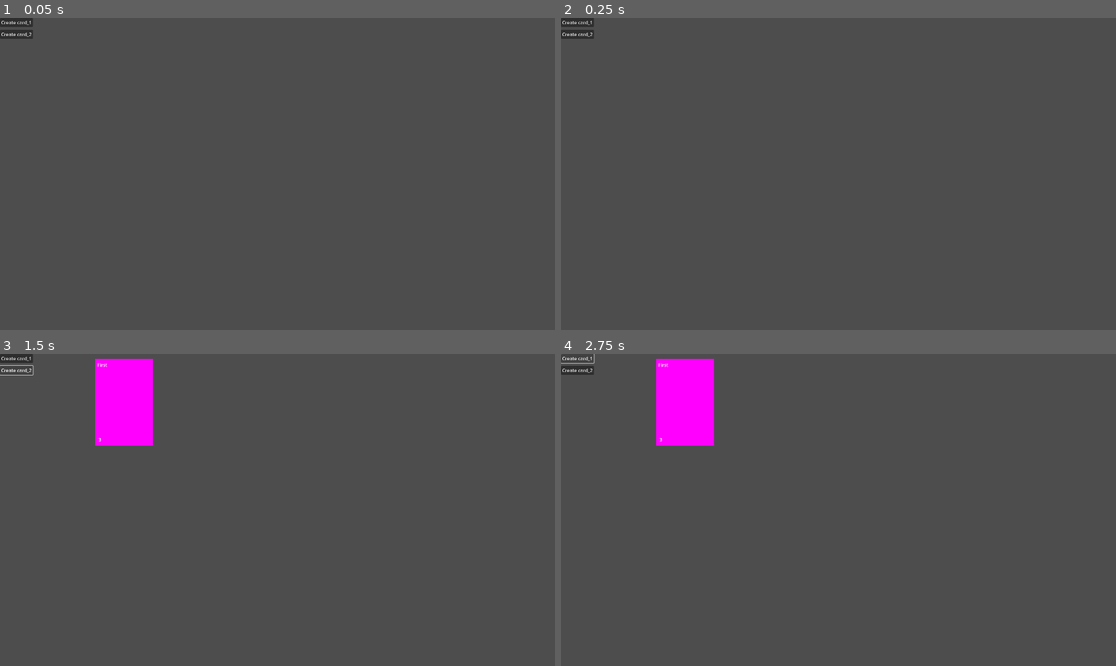
Above: before the commit, frames 1-4 (two rows, left to right).
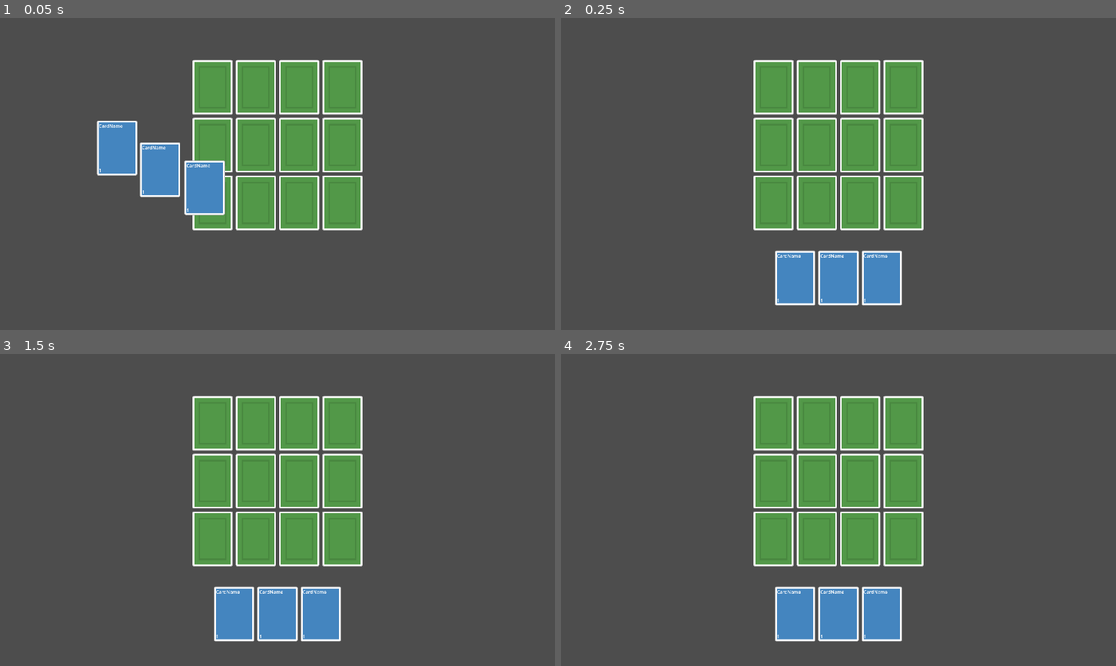
Above: after the commit, the same moments.

Repository: UncleReed/GodotDeckBuilder
Game: Godot game, scene res://Scenes/TestScene.tscn
Same seed, same stepped clock (60 frames per second), same inputs: the game is played once before the commit and once after it. Before the commit the project starts from res://Scenes/hand_deck.tscn.
Inputs (mouse positions are in pixels of both pictures, inside the frame that each line leads up to):
- Up to frame 1 (0.05 s): no input
- Up to frame 2 (0.25 s): no input
- Up to frame 3 (1.5 s): click (16, 357) at 0.5 s, where only the run before the commit has a clickable "Create card_1"; click (16, 369) at 1.25 s, where only the run before the commit has a clickable "Create card_2"
- Up to frame 4 (2.75 s): click (577, 357) at 2 s, where only the run before the commit has a clickable "Create card_1"

The runs differ from the first frame. In frame 1, 19% of the frame differs, in the area x 0-66%, y 0-69%; in frame 2, 20%; in frame 3, 22%, in the area x 0-66%, y 0-93%; in frame 4, 22%.

Commit message:
[001] Hand, grid, slots scratch

Diff:
--- /dev/null
+++ b/Scenes/TestScene.tscn
@@ -0,0 +1,16 @@
+[gd_scene load_steps=4 format=3 uid="uid://dwx6108l111np"]
+
+[ext_resource type="Script" path="res://Scripts/card_manager.gd" id="1_r31yk"]
+[ext_resource type="PackedScene" uid="uid://1dq33r4txsea" path="res://Scenes/grid.tscn" id="3_ejb5w"]
+[ext_resource type="PackedScene" uid="uid://c5n2ushcehsv4" path="res://Scenes/hand.tscn" id="4_r6u21"]
+
+[node name="TestScene" type="Node2D"]
+
+[node name="CardManager" type="Node2D" parent="."]
+script = ExtResource("1_r31yk")
+
+[node name="Hand" parent="." instance=ExtResource("4_r6u21")]
+
+[node name="Grid" parent="." instance=ExtResource("3_ejb5w")]
+columns = 4
+rows = 3
--- a/Scenes/card.tscn
+++ b/Scenes/card.tscn
@@ -1,37 +1,37 @@
 [gd_scene load_steps=4 format=3 uid="uid://dq2x871v2iwee"]
 
 [ext_resource type="Script" path="res://Scripts/card.gd" id="1_kcs4r"]
+[ext_resource type="Texture2D" uid="uid://cduda41040rgx" path="res://Images/Cards/Test/cardBack_blue1.png" id="2_yyjwn"]
 
-[sub_resource type="PlaceholderTexture2D" id="PlaceholderTexture2D_808pf"]
-size = Vector2(200, 300)
-
-[sub_resource type="RectangleShape2D" id="RectangleShape2D_768i3"]
-size = Vector2(193, 293)
+[sub_resource type="RectangleShape2D" id="RectangleShape2D_iffya"]
+size = Vector2(140, 190)
 
 [node name="Card" type="Node2D"]
 script = ExtResource("1_kcs4r")
 
-[node name="BG" type="Sprite2D" parent="."]
-texture = SubResource("PlaceholderTexture2D_808pf")
+[node name="BG_Image" type="Sprite2D" parent="."]
+texture = ExtResource("2_yyjwn")
+
+[node name="Area2D" type="Area2D" parent="."]
+
+[node name="CollisionShape2D" type="CollisionShape2D" parent="Area2D"]
+shape = SubResource("RectangleShape2D_iffya")
 
 [node name="CardName" type="Label" parent="."]
-offset_left = -92.0
-offset_top = -141.0
-offset_right = -45.0
-offset_bottom = -118.0
+offset_left = -63.0
+offset_top = -88.0
+offset_right = -16.0
+offset_bottom = -65.0
 text = "Name"
 
-[node name="CollisionShape2D" type="CollisionShape2D" parent="."]
-position = Vector2(-0.5, -0.5)
-shape = SubResource("RectangleShape2D_768i3")
-
-[node name="CardImage" type="Node2D" parent="."]
-
 [node name="Cost" type="Node2D" parent="."]
-position = Vector2(-88, 118)
+position = Vector2(-63, 66)
 
 [node name="Label" type="Label" parent="Cost"]
 offset_right = 40.0
 offset_bottom = 23.0
 text = "Cost
 "
+
+[connection signal="mouse_entered" from="Area2D" to="." method="_on_area_2d_mouse_entered"]
+[connection signal="mouse_exited" from="Area2D" to="." method="_on_area_2d_mouse_exited"]
--- /dev/null
+++ b/Scenes/card_slot.tscn
@@ -0,0 +1,21 @@
+[gd_scene load_steps=4 format=3 uid="uid://eml7ce8s1p6u"]
+
+[ext_resource type="Texture2D" uid="uid://bfdnrbeen54db" path="res://Images/Cards/Test/cardBack_green3.png" id="1_6f42i"]
+[ext_resource type="Script" path="res://Scripts/card_slot.gd" id="1_p7rlj"]
+
+[sub_resource type="RectangleShape2D" id="RectangleShape2D_iy2tf"]
+size = Vector2(140, 190)
+
+[node name="CardSlot" type="Node2D"]
+script = ExtResource("1_p7rlj")
+
+[node name="BG" type="Sprite2D" parent="."]
+z_index = -1
+texture = ExtResource("1_6f42i")
+
+[node name="Area2D" type="Area2D" parent="."]
+collision_layer = 2
+collision_mask = 2
+
+[node name="CollisionShape2D" type="CollisionShape2D" parent="Area2D"]
+shape = SubResource("RectangleShape2D_iy2tf")
--- /dev/null
+++ b/Scenes/card_slot_container.tscn
@@ -0,0 +1,13 @@
+[gd_scene load_steps=2 format=3 uid="uid://dn7yi5fehawj4"]
+
+[ext_resource type="PackedScene" uid="uid://eml7ce8s1p6u" path="res://Scenes/card_slot.tscn" id="1_ltqkh"]
+
+[node name="Control" type="Control"]
+custom_minimum_size = Vector2(150, 200)
+layout_mode = 3
+anchors_preset = 0
+offset_right = 40.0
+offset_bottom = 40.0
+
+[node name="CardSlot" parent="." instance=ExtResource("1_ltqkh")]
+position = Vector2(74, 99)
--- /dev/null
+++ b/Scenes/grid.tscn
@@ -0,0 +1,6 @@
+[gd_scene load_steps=2 format=3 uid="uid://1dq33r4txsea"]
+
+[ext_resource type="Script" path="res://Scripts/grid_manager.gd" id="1_klvfa"]
+
+[node name="Grid" type="Node2D"]
+script = ExtResource("1_klvfa")
--- /dev/null
+++ b/Scenes/grid_container.tscn
@@ -0,0 +1,8 @@
+[gd_scene load_steps=2 format=3 uid="uid://blcy7lrm7vrgp"]
+
+[ext_resource type="Script" path="res://Scripts/grid_container.gd" id="1_u1icm"]
+
+[node name="GridContainer" type="GridContainer"]
+offset_right = 40.0
+offset_bottom = 40.0
+script = ExtResource("1_u1icm")
--- a/Scenes/hand_deck.tscn
+++ b/Scenes/hand_deck.tscn
@@ -1,6 +1,8 @@
-[gd_scene load_steps=2 format=3 uid="uid://befys7ybrbo76"]
+[gd_scene load_steps=4 format=3 uid="uid://befys7ybrbo76"]
 
 [ext_resource type="Script" path="res://Scripts/hand_deck.gd" id="1_r3j1d"]
+[ext_resource type="PackedScene" uid="uid://ijpkxvs8pte5" path="res://Scenes/card2.tscn" id="2_6gim6"]
+[ext_resource type="Script" path="res://Scripts/card_manager.gd" id="2_ceolk"]
 
 [node name="HandDeck" type="Node2D"]
 script = ExtResource("1_r3j1d")
@@ -23,4 +25,9 @@
 [node name="SpawnPoint" type="Node2D" parent="CanvasLayer"]
 position = Vector2(429, 167)
 
+[node name="CardManager" type="Node2D" parent="CanvasLayer"]
+script = ExtResource("2_ceolk")
+
+[node name="Card" parent="CanvasLayer/CardManager" instance=ExtResource("2_6gim6")]
+
 [connection signal="pressed" from="CanvasLayer/Button" to="." method="_on_button_pressed"]
--- a/Scripts/card.gd
+++ b/Scripts/card.gd
@@ -7,9 +7,18 @@
 @onready var CostLabel: Label = $Cost/Label
 @onready var NameLabel: Label = $CardName
 
+signal hovered
+signal hovered_off
+
+var starting_position
+
 func _ready():
+	#All cards must be a child of card_manager
+	get_parent().connect_card_signals(self)
+
+
 	set_values(CardCost, CardName)
-	visible = false
+	#visible = false
 
 func  set_values(_cost: int, _name: String):
 	CardName = _name
@@ -19,3 +28,11 @@
 # Called every frame. 'delta' is the elapsed time since the previous frame.
 func _process(delta: float) -> void:
 	pass
+
+
+func _on_area_2d_mouse_entered() -> void:
+	emit_signal("hovered", self)
+
+
+func _on_area_2d_mouse_exited() -> void:
+	emit_signal("hovered_off", self)
--- /dev/null
+++ b/Scripts/card_manager.gd
@@ -0,0 +1,104 @@
+extends Node2D
+
+const COLLISION_MASK_CARD = 1
+const COLLISION_MASK_CARD_SLOT = 2
+var screen_size
+var card_dragged
+var is_hovering_on_card
+var player_hand_ref
+
+# Called when the node enters the scene tree for the first time.
+func _ready() -> void:
+	screen_size = get_viewport_rect().size
+	player_hand_ref = $"../Hand"
+
+# Called every frame. 'delta' is the elapsed time since the previous frame.
+func _process(delta: float) -> void:
+	if card_dragged:
+		var mouse_pos = get_global_mouse_position()
+		card_dragged.position = Vector2(clamp(mouse_pos.x, 0, screen_size.x), clamp(mouse_pos.y, 0, screen_size.y))
+
+func _input(event):
+	if event is InputEventMouseButton and event.button_index == MOUSE_BUTTON_LEFT:
+		if event.pressed:
+			var card = raycat_card()
+			if card:
+				start_drag(card)
+		else:
+			if card_dragged:
+				finish_drag()
+
+func start_drag(card):
+	card.scale = Vector2(1,1)
+	card_dragged = card
+
+func finish_drag():
+	card_dragged.scale = Vector2(1.05,1.05)
+	var card_slot_found = raycat_card_slot()
+	if card_slot_found and not card_slot_found.card_in_slot:
+		player_hand_ref.remove_card_from_hand(card_dragged)
+		card_dragged.position = card_slot_found.position
+		card_dragged.get_node("Area2D/CollisionShape2D").disabled = true
+		card_slot_found.card_in_slot = true
+	else:
+		player_hand_ref.add_card_to_hand(card_dragged)
+	card_dragged = null
+
+func highlight_card(card, hovered):
+	if hovered:
+		card.scale = Vector2(1.05,1.05)
+		card.z_index = 2
+	else:
+		card.scale = Vector2(1,1)
+		card.z_index = 1
+
+func raycat_card_slot():
+	var space_state = get_world_2d().direct_space_state
+	var parameters = PhysicsPointQueryParameters2D.new()
+	parameters.position = get_global_mouse_position()
+	parameters.collide_with_areas = true
+	parameters.collision_mask = COLLISION_MASK_CARD_SLOT
+	var result = space_state.intersect_point(parameters)
+	if result.size()>0:
+		return result[0].collider.get_parent()
+	return null
+
+func raycat_card():
+	var space_state = get_world_2d().direct_space_state
+	var parameters = PhysicsPointQueryParameters2D.new()
+	parameters.position = get_global_mouse_position()
+	parameters.collide_with_areas = true
+	parameters.collision_mask = COLLISION_MASK_CARD
+	var result = space_state.intersect_point(parameters)
+	if result.size()>0:
+		return get_top_card(result)
+	return null
+
+func get_top_card(cards):
+	var highest_z_card = cards[0].collider.get_parent()
+	var highest_z_index = highest_z_card.z_index
+
+	for i in range(1, cards.size()):
+		var current_card = cards[i].collider.get_parent()
+		if current_card.z_index > highest_z_index:
+			highest_z_card = current_card
+			highest_z_index = current_card.z_index
+	return highest_z_card
+
+func connect_card_signals(card):
+	card.connect("hovered", on_hovered_over_card)
+	card.connect("hovered_off", on_hovered_off_card)
+
+func on_hovered_over_card(card):
+	if !is_hovering_on_card:
+		is_hovering_on_card = true
+		highlight_card(card, true)
+
+func on_hovered_off_card(card):
+	if !is_hovering_on_card:
+		highlight_card(card, false)
+		var new_card_hovered = raycat_card()
+		if new_card_hovered:
+			highlight_card(new_card_hovered, true)
+		else:
+			is_hovering_on_card = false
--- /dev/null
+++ b/Scripts/card_slot.gd
@@ -0,0 +1,3 @@
+extends Node2D
+
+var card_in_slot = false
--- /dev/null
+++ b/Scripts/grid_container.gd
@@ -0,0 +1,18 @@
+extends GridContainer
+const CARD_SLOT_CONTAINER_PATH = "res://Scenes/card_slot_container.tscn"
+#columns and slots for grid container
+@export var num_columns: int = 4
+@export var num_slots: int = 12
+
+# Called when the node enters the scene tree for the first time.
+func _ready() -> void:
+	var card_slot = preload(CARD_SLOT_CONTAINER_PATH)
+	columns = num_columns
+	for i in range(num_slots):
+		var new_slot = card_slot.instantiate()
+		add_child(new_slot)
+
+
+# Called every frame. 'delta' is the elapsed time since the previous frame.
+func _process(delta: float) -> void:
+	pass
--- /dev/null
+++ b/Scripts/grid_manager.gd
@@ -0,0 +1,23 @@
+extends Node2D
+const CARD_SLOT_PATH = "res://Scenes/card_slot.tscn"
+@export var columns: int = 3
+@export var rows: int = 4
+@export var width_offset: int = 150
+@export var hight_offset: int = 200
+var first_slot_pos_x
+var first_slot_pos_y
+# Called when the node enters the scene tree for the first time.
+func _ready() -> void:
+	first_slot_pos_x = get_viewport().size.x/2 - width_offset * columns/2 + width_offset/2
+	first_slot_pos_y = get_viewport().size.y/2 - hight_offset * rows/2
+	var card_slot = preload(CARD_SLOT_PATH)
+	for x in range(columns):
+		for y in range(rows):
+			var new_slot = card_slot.instantiate()
+			add_child(new_slot)
+			new_slot.position = Vector2(first_slot_pos_x + width_offset*x, first_slot_pos_y + hight_offset*y)
+			print(new_slot.position)
+
+# Called every frame. 'delta' is the elapsed time since the previous frame.
+func _process(delta: float) -> void:
+	pass
--- a/Scripts/hand.gd
+++ b/Scripts/hand.gd
@@ -1,11 +1,50 @@
 extends Node2D
-@export var hand_radius: int = 100
+const HAND_COUNT = 3
+const CARD_SCENE_PATH = "res://Scenes/card.tscn"
+const CARD_WIDTH = 150
+const HAND_POS_Y = 900
+var player_hand = []
+var center_screen_x
 
-func get_card_position(angle: int)
+
 
 # Called when the node enters the scene tree for the first time.
 func _ready() -> void:
-	pass # Replace with function body.
+	center_screen_x = get_viewport().size.x/2
+	var card_scene = preload(CARD_SCENE_PATH)
+	for i in range(HAND_COUNT):
+		var new_card = card_scene.instantiate()
+		$"../CardManager".add_child(new_card)
+		new_card.name = "Card"
+		add_card_to_hand(new_card)
+
+func add_card_to_hand(card):
+	if card not in player_hand:
+		player_hand.insert(0, card)
+		update_hand_position()
+	else:
+		animate_card_to_position(card, card.starting_position)
+
+func update_hand_position():
+	for i in range(player_hand.size()):
+		var new_position = Vector2(calculate_card_position(i), HAND_POS_Y)
+		var card = player_hand[i]
+		card.starting_position = new_position
+		animate_card_to_position(card, new_position)
+
+func calculate_card_position(index):
+	var total_width = (player_hand.size()-1)*CARD_WIDTH
+	var x_offset = center_screen_x + index*CARD_WIDTH - total_width/2
+	return x_offset
+
+func animate_card_to_position(card, new_position):
+	var tween = get_tree().create_tween()
+	tween.tween_property(card, "position", new_position, 0.1)
+
+func remove_card_from_hand(card):
+	if card in player_hand:
+		player_hand.erase(card)
+		update_hand_position()
 
 
 # Called every frame. 'delta' is the elapsed time since the previous frame.
--- a/Scripts/hand_deck.gd
+++ b/Scripts/hand_deck.gd
@@ -1,15 +1,46 @@
 extends Node2D
 @onready var CardScene: PackedScene = preload("res://Scenes/card.tscn")
 @onready var SpawnPoint = $CanvasLayer/SpawnPoint
+
+const COLLISION_MASK_CARD = 1
+var screen_size
+var card_dragged
+
+
+
+
 # Called when the node enters the scene tree for the first time.
 func _ready() -> void:
-	pass # Replace with function body.
-
+	screen_size = get_viewport_rect().size
 
 # Called every frame. 'delta' is the elapsed time since the previous frame.
 func _process(delta: float) -> void:
-	pass
+	if card_dragged:
+		var mouse_pos = get_global_mouse_position()
+		card_dragged.position = Vector2(clamp(mouse_pos.x, 0, screen_size.x), clamp(mouse_pos.y, 0, screen_size.y))
 
+func _input(event):
+	if event is InputEventMouseButton and event.button_index == MOUSE_BUTTON_LEFT:
+		if event.pressed:
+			raycat_card()
+
+			#var card = raycat_card()
+			#if card:
+				#card_dragged = card
+		else:
+			card_dragged = null
+
+func raycat_card():
+	var space_state = get_world_2d().direct_space_state
+	var parameters = PhysicsPointQueryParameters2D.new()
+	parameters.position = get_global_mouse_position()
+	parameters.collide_with_areas = true
+	parameters.collision_mask = 1
+	var result = space_state.intersect_point(parameters)
+	if result.size()>0:
+		return result[0].collider.get_parent()
+		print(1)
+	return null
 
 func _on_button_pressed() -> void:
 	var card: Card = CardScene.instantiate()
--- a/project.godot
+++ b/project.godot
@@ -11,7 +11,7 @@
 [application]
 
 config/name="CardGame"
-run/main_scene="res://Scenes/hand_deck.tscn"
+run/main_scene="res://Scenes/TestScene.tscn"
 config/features=PackedStringArray("4.3", "GL Compatibility")
 config/icon="res://icon.svg"
 
@@ -19,6 +19,7 @@
 
 window/size/viewport_width=1920
 window/size/viewport_height=1080
+window/vsync/vsync_mode=0
 
 [global_group]
 
Binary file added: Images/Cards/Test/cardBack_blue1.png
Not shown, added: Images/Cards/Test/cardBack_blue1.png.import
Binary file added: Images/Cards/Test/cardBack_green3.png
Not shown, added: Images/Cards/Test/cardBack_green3.png.import
Not shown, added: Scenes/Tes2C0.tmp
Not shown, added: Scenes/gri3E5E.tmp
